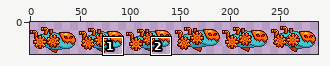
Two versions of one sprite sheet, Art/Enemies/Enemy_GearShark.png. The first picture is a wide view before the edit; the outline marks the close-up.
Close-up. Before:
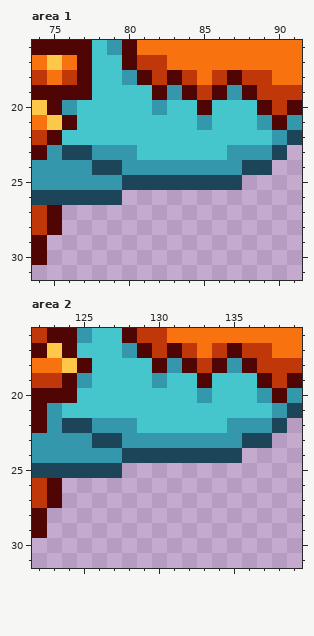
The file is 288x32 pixels. Shown: area 1: x 74..91, y 16..31; area 2: x 122..139, y 16..31. The commit also changed other parts of the picture, which this record leaves out.
Now the later version:
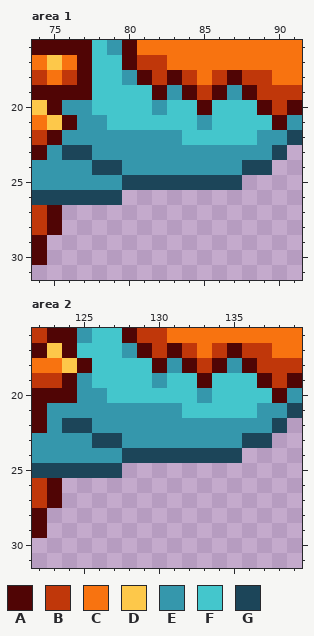
Palette (. is transparent): A #500505  B #c0370a  C #f87310  D #fdc84a  E #3597ac  F #44c6cc  G #1c4559
From old to new:
Area 1:
y 20: x 77 F -> E
y 21: x 77..78 FF -> EE; x 89 E -> F
y 22: x 76..83 FFFFFFFF -> EEEEEEEE; x 89 F -> E
y 23: x 81..86 FFFFFF -> EEEEEE
Area 2:
y 20: x 125..126 FF -> EE; x 137 E -> F
y 21: x 124..131 FFFFFFFF -> EEEEEEEE; x 137 F -> E
y 22: x 129..134 FFFFFF -> EEEEEE
Changed places in both close-ups, as pixel boxes (x1, y1, x2, y2):
changed: (62, 100, 272, 160)
changed: (62, 388, 272, 433)
